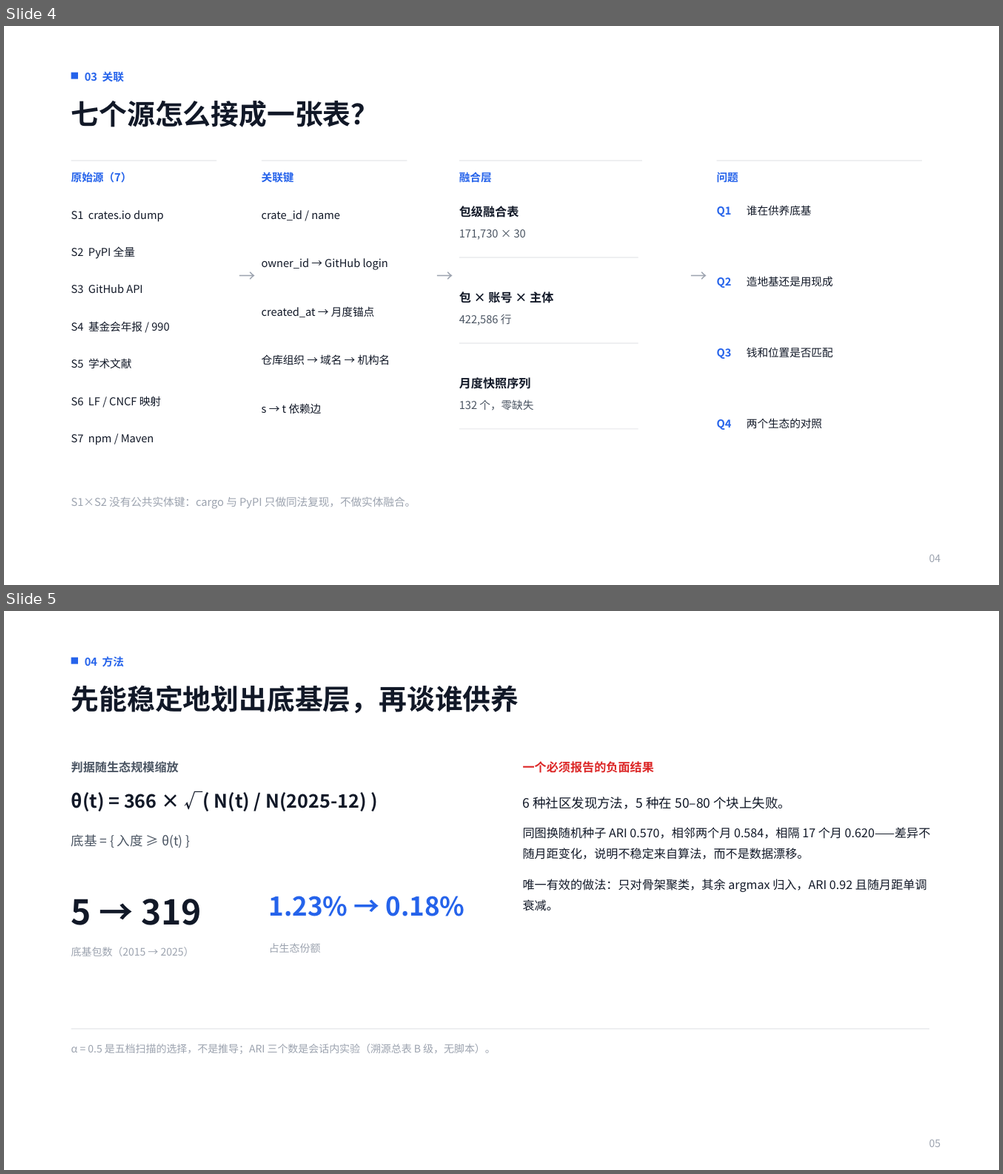
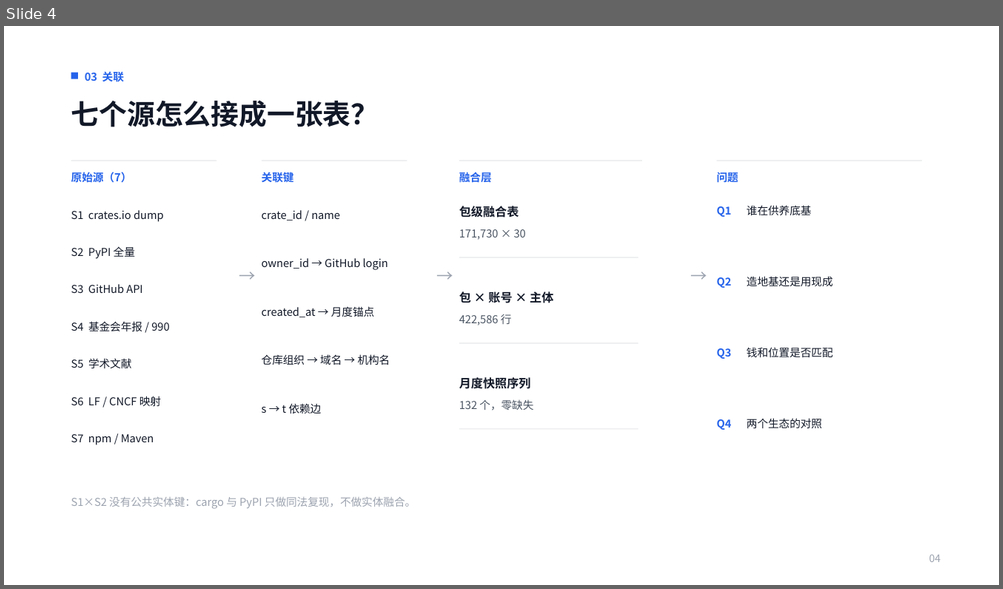
Before and after one commit to lzt-2077/opensource-infra-midterm, a slide deck: 中期展示.pptx. Shown one above the other, each under a label of ours: slides 4 and 5 before the commit, slide 4 after it. The pictures are 1003x1174 and 1003x589 pixels, drawn with LibreOffice and Linux fonts; fonts in the diff are those of the drawing. Boxes give left, top, right and bottom in pixels: in the first picture for what was removed or moved away, otherwise in the second. Text is boxed around its words. In the diff, an @@ line names an element or a change of style, - is before the commit and + after.

Commit message:
方法页拆两页：底基算法四步 + 稳定性/负面结果；报告同步补算法步骤

```diff
--- a/中期展示.pptx
+++ b/中期展示.pptx
@@ slide 5 removed at (x1=4, y1=611, x2=999, y2=1170), background #FFFFFF @@
@@ rectangle removed at (x1=71, y1=658, x2=78, y2=664) @@
@@ text removed at (x1=85, y1=656, x2=124, y2=667) @@
-04 方法
@@ text removed at (x1=71, y1=685, x2=519, y2=713) @@
-先能稳定地划出底基层，再谈谁供养
@@ text removed at (x1=71, y1=761, x2=179, y2=773) @@
-判据随生态规模缩放
@@ text removed at (x1=523, y1=761, x2=654, y2=773) @@
-一个必须报告的负面结果
@@ text removed at (x1=71, y1=792, x2=366, y2=812) @@
-θ(t) = 366 × √( N(t) / N(2025-12) )
@@ text removed at (x1=523, y1=797, x2=930, y2=911) @@
-6 种社区发现方法，5 种在 50–80 个块上失败。
-同图换随机种子 ARI 0.570，相邻两个月 0.584，相隔 17 个月 0.620——差异不随月距变化，说明不稳定来自算法，而不是数据漂移。
-唯一有效的做法：只对骨架聚类，其余 argmax 归入，ARI 0.92 且随月距单调衰减。
@@ text removed at (x1=71, y1=834, x2=183, y2=849) @@
-底基 = { 入度 ≥ θ(t) }
@@ text removed at (x1=71, y1=899, x2=202, y2=925) @@
-5 → 319
@@ text removed at (x1=269, y1=896, x2=464, y2=917) @@
-1.23% → 0.18%
@@ text removed at (x1=269, y1=943, x2=321, y2=953) @@
-占生态份额
@@ text removed at (x1=71, y1=947, x2=194, y2=957) @@
-底基包数（2015 → 2025）
@@ rectangle removed at (x1=71, y1=1029, x2=929, y2=1030) @@
@@ text removed at (x1=71, y1=1044, x2=495, y2=1054) @@
-α = 0.5 是五档扫描的选择，不是推导；ARI 三个数是会话内实验（溯源总表 B 级，无脚本）。
@@ text removed at (x1=929, y1=1140, x2=941, y2=1147) @@
-05
```
Also in this commit, not shown: 7 slides changed, 2 slides added, 2 other files.
